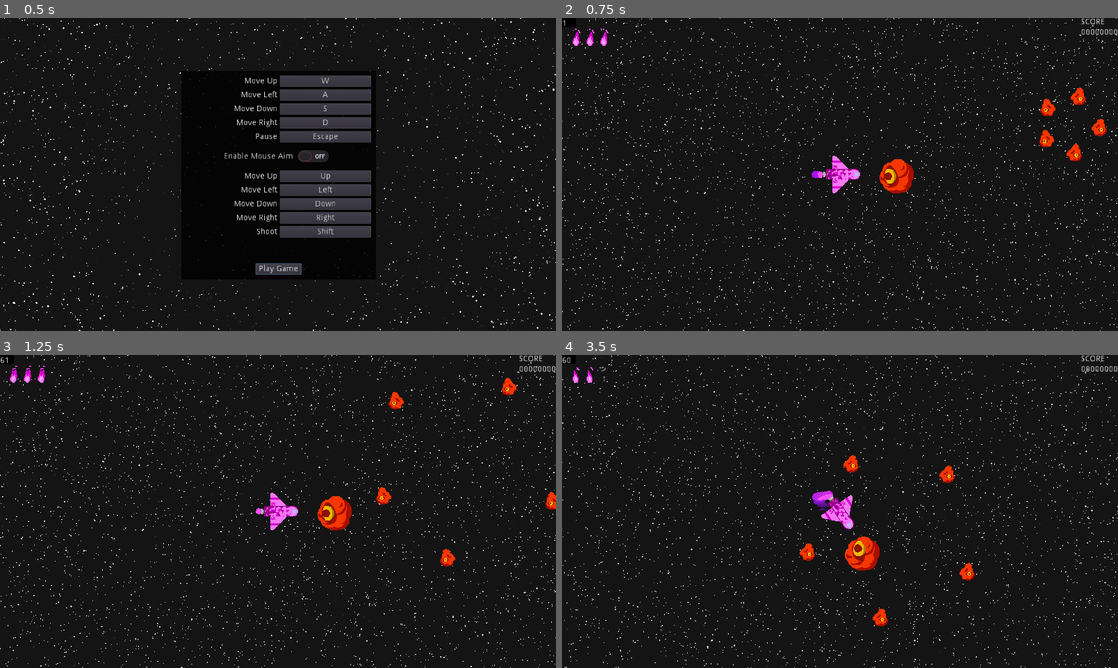
Above: before the commit, frames 1-4 (two rows, left to right).
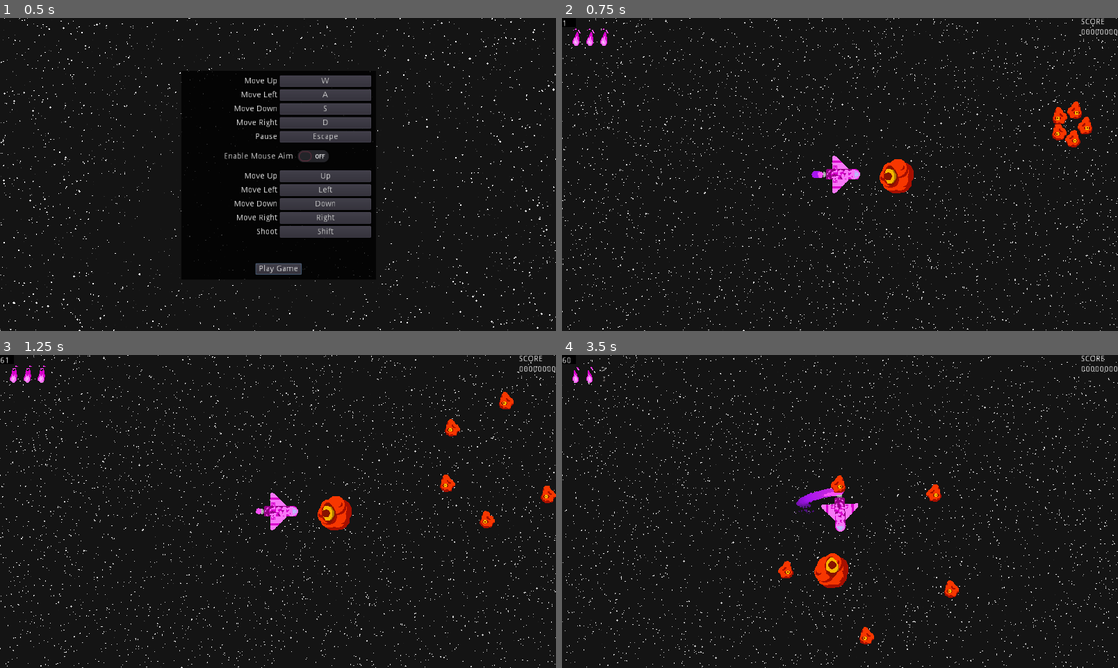
Above: after the commit, the same moments.

Repository: Jellonator/04-Space-Shooter
Game: Godot game, scene res://Gui/StartScreen.tscn
The game is run twice, just before and just after one commit, with the same random seed, the same clock (stepped at 60 frames per second) and the same inputs.
Inputs (mouse positions are in pixels of both pictures, inside the frame that each line leads up to):
- Up to frame 1 (0.5 s): no input
- Up to frame 2 (0.75 s): click "Play Game" at 0.5 s
- Up to frame 3 (1.25 s): no input
- Up to frame 4 (3.5 s): tap Enter at 1.25 s; move the mouse to (962, 495) at 1.27 s; press the mouse at (962, 495) at 1.28 s; hold D (move_right) 1.28-2 s; tap Shift (action_shoot_nonmouse) at 1.55 s; release the mouse at (962, 495) at 2 s; drag from (728, 527) to (812, 574) at 2.02 s; move the mouse to (895, 442) at 2.77 s; hold D (move_right) from 2.78 s (still down); hold Down (look_down) from 2.78 s (still down); click (895, 442) at 2.92 s; tap Left (look_left) at 3.05 s

Frame 1 is identical in both runs. In frame 2, 1.0% of the frame differs, in the area x 85-98%, y 22-46%; in frame 3, 0.9%; in frame 4, 5.5%, in the area x 0-100%, y 0-100%.

Commit message:
Tweaked Config a bit

Diff:
--- a/Global/Config.gd
+++ b/Global/Config.gd
@@ -1,4 +1,20 @@
 extends Node
+
+# Jello's cool user configuration script. Be sure to add this as a global
+# Autoload script in the project settings!
+# How to configure:
+#     * Add all of the inputs you want the user to be able to configure to
+#     SECTION_KEY_ELEMENTS. The keys in this dictionary are the names of the
+#     inputs as defined in the Input Map in project settings, and the values
+#     are the user-readable names.
+#     * Add all of the volumes you want the user to be able to configure to
+#     SECTION_VOLUME_ELEMENTS. The values in this array are the bus names.
+#     * Add all of the miscellaneous configuration elements to CONFIG. The keys
+#     in this dictionary are the names of the elements, and the values are the
+#     default values for these elements.
+# By default, the configuration is stored in user://configuration.cfg. You can
+# Chance this to a different file by modifying CONFIG_FILE.
+# The config file will be automatically loaded when this script is autoloaded.
 
 # Path to the user's configuration file
 const CONFIG_FILE := "user://configuration.cfg"
@@ -12,27 +28,7 @@
 # Section for game config
 const SECTION_CONFIG := "config"
 # All configurable keys
-const SECTION_KEY_ELEMENTS := [
-	"move_up",
-	"move_down",
-	"move_left",
-	"move_right",
-	"look_up",
-	"look_down",
-	"look_left",
-	"look_right",
-	"action_shoot_mouse",
-	"action_shoot_nonmouse",
-	"game_pause"
-]
-# All configurable volumes
-const SECTION_VOLUME_ELEMENTS := [
-	"Sound",
-	"Music",
-	"Master",
-]
-# Real names for inputs
-const INPUT_REALNAMES := {
+const SECTION_KEY_ELEMENTS := {
 	"move_up": "Move Up",
 	"move_down": "Move Down",
 	"move_left": "Move Left",
@@ -45,6 +41,12 @@
 	"action_shoot_nonmouse": "Shoot",
 	"game_pause": "Pause"
 }
+# All configurable volumes
+const SECTION_VOLUME_ELEMENTS := [
+	"Sound",
+	"Music",
+	"Master",
+]
 
 # CONFIG VALUES
 var CONFIG := {
@@ -53,8 +55,8 @@
 
 # Get the real name for a given action
 func get_action_name(name: String) -> String:
-	if INPUT_REALNAMES.has(name):
-		return INPUT_REALNAMES[name]
+	if SECTION_KEY_ELEMENTS.has(name):
+		return SECTION_KEY_ELEMENTS[name]
 	return "Invalid"
 
 # Get the volume for the given volume name
@@ -66,25 +68,25 @@
 	return get_volume(name) * 100
 
 # Updates the volume of the given bus to the given value
-func update_volume(name: String):
+func _update_volume(name: String):
 	var volumedb := linear2db(get_volume(name))
 	AudioServer.set_bus_volume_db(AudioServer.get_bus_index(name), volumedb)
 
 # Set the volume for the given volume name
 func set_volume(name: String, value: float):
 	config.set_value(SECTION_VOLUME, name, value);
-	update_volume(name)
-# warning-ignore:return_value_discarded
-	save_config();
+	_update_volume(name)
+# warning-ignore:return_value_discarded
+	_save_config();
 
 # Set the volume but from 1 - 100
 func set_volume_slider(name: String, value: float):
 	set_volume(name, value/100)
 
 # Used to make sure config has all of the necessary settings
-func check_config():
+func _check_config():
 	var does_need_save := false
-	for name in SECTION_KEY_ELEMENTS:
+	for name in SECTION_KEY_ELEMENTS.keys():
 		if not config.has_section_key(SECTION_KEYS, name):
 			config.set_value(SECTION_KEYS, name, InputMap.get_action_list(name)[0]);
 			does_need_save = true
@@ -94,10 +96,12 @@
 			does_need_save = true
 	for name in CONFIG:
 		if not config.has_section_key(SECTION_CONFIG, name):
-			config.set_value(SECTION_CONFIG, name, CONFIG[name])
+			if not config.has_section_key(SECTION_CONFIG, name):
+				config.set_value(SECTION_CONFIG, name, CONFIG[name])
+				does_need_save = true
 	if does_need_save:
 # warning-ignore:return_value_discarded
-		save_config()
+		_save_config()
 
 func _ready():
 	# Make sure that the config file exists
@@ -107,13 +111,13 @@
 		file.open(CONFIG_FILE, file.WRITE)
 		file.close();
 # warning-ignore:return_value_discarded
-		save_config();
-# warning-ignore:return_value_discarded
-	load_config();
+		_save_config();
+# warning-ignore:return_value_discarded
+	_load_config();
 
 # Update all events in map to match settings
-func update_events():
-	for name in SECTION_KEY_ELEMENTS:
+func _update_events():
+	for name in SECTION_KEY_ELEMENTS.keys():
 		var events = config.get_value(SECTION_KEYS, name);
 		InputMap.erase_action(name);
 		InputMap.add_action(name);
@@ -124,22 +128,22 @@
 			InputMap.action_add_event(name, events);
 
 # Converts the given volume to DB.
-func update_volumes():
+func _update_volumes():
 	for name in SECTION_VOLUME_ELEMENTS:
-		update_volume(name)
+		_update_volume(name)
 
 # Load configuration
-func load_config() -> int:
+func _load_config() -> int:
 	var err := config.load(CONFIG_FILE);
 	if err != OK:
 		printerr("Error loading user configuration: ", err);
 	# After loading, check configuration
 	# to make sure it is valid
-	check_config();
+	_check_config();
 	# And update InputMap to match
-	update_events();
+	_update_events();
 	# Also update volume
-	update_volumes();
+	_update_volumes();
 	# Update config
 	for key in CONFIG:
 		if config.has_section_key(SECTION_CONFIG, key):
@@ -147,7 +151,7 @@
 	return err
 
 # Save configuration to file
-func save_config() -> int:
+func _save_config() -> int:
 	var err := config.save(CONFIG_FILE);
 	if err != OK:
 		printerr("Error saving user configuration: ", err);
@@ -161,24 +165,25 @@
 func set_keybind(name: String, event: InputEvent):
 	config.set_value(SECTION_KEYS, name, event)
 # warning-ignore:return_value_discarded
-	save_config()
-	InputMap.erase_action(name);
-	InputMap.add_action(name);
+	_save_config()
+	InputMap.action_erase_events(name)
 	InputMap.action_add_event(name, event);
 
+# Set the value of a configuration variable.
 func set_config_value(name: String, value):
 	if name in CONFIG:
 		if typeof(CONFIG[name]) == typeof(value):
 			CONFIG[name] = value
 			config.set_value(SECTION_CONFIG, name, value)
 # warning-ignore:return_value_discarded
-			save_config()
+			_save_config()
 			return OK
 		else:
 			return ERR_INVALID_DATA
 	else:
 		return ERR_DOES_NOT_EXIST
 
+# Get the value of a configuration variable.
 func get_config_value(name: String):
 	return CONFIG[name]
 
--- a/Object/Enemy/SmallBoys/SmallboyCircle.gd
+++ b/Object/Enemy/SmallBoys/SmallboyCircle.gd
@@ -5,7 +5,7 @@
 const BASE_RADIUS := 64.0
 const RADIUS_SCALE := 16.0
 const SPEED := 180.0
-const BOY_SPEED := SPEED * 2.0
+const BOY_SPEED := SPEED
 export var num_boys := 3
 var velocity := Vector2(0, 0)
 
--- a/Object/Player/Player.gd
+++ b/Object/Player/Player.gd
@@ -96,7 +96,8 @@
 			var target_rotation = look_rotation
 			var enemy = get_nearest_enemy_in_sight()
 			if enemy != null:
-				target_rotation = global_position.angle_to_point(enemy.global_position) + PI
+				var newrot = global_position.angle_to_point(enemy.global_position) + PI
+				target_rotation = lerp_angle(look_rotation, newrot, 0.5)
 			self.rotation = lerp_angle(self.rotation, target_rotation, delta * 15)
 		do_shoot = Input.is_action_pressed("action_shoot_nonmouse")
 	velocity = move_and_slide(velocity)
